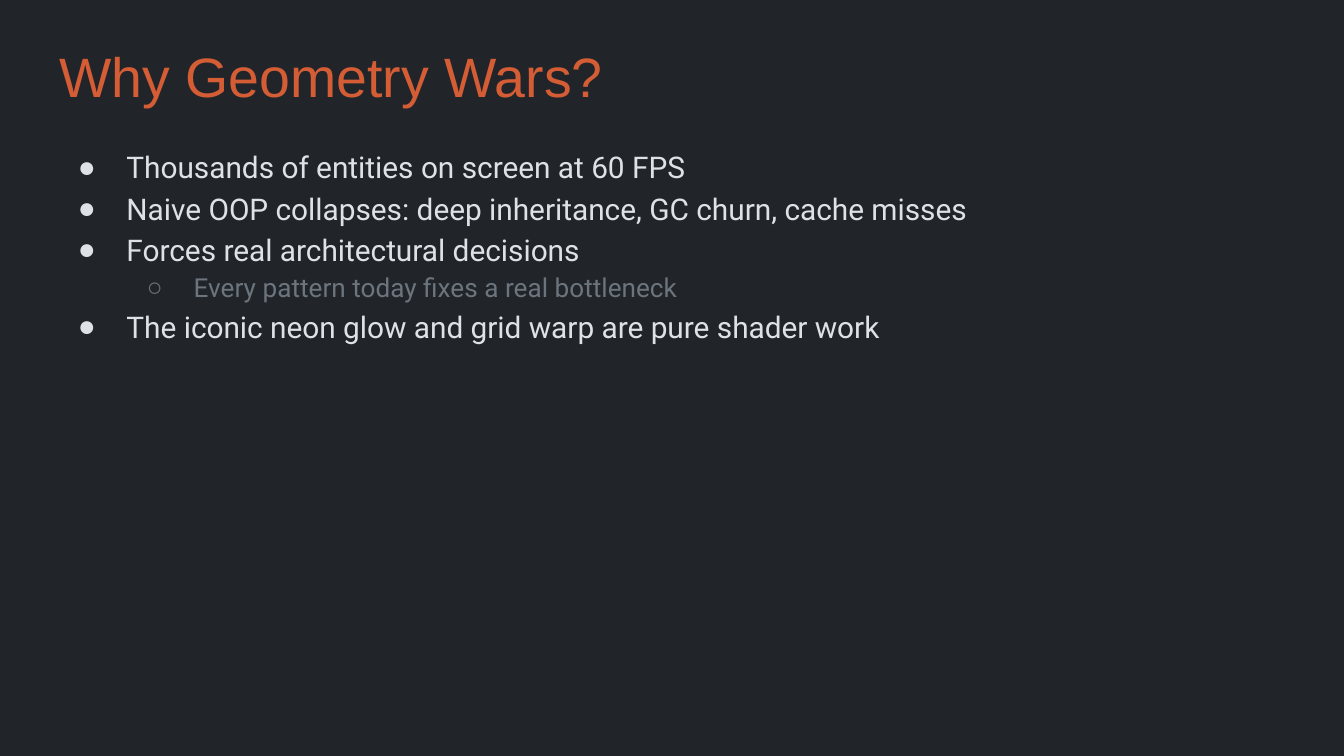
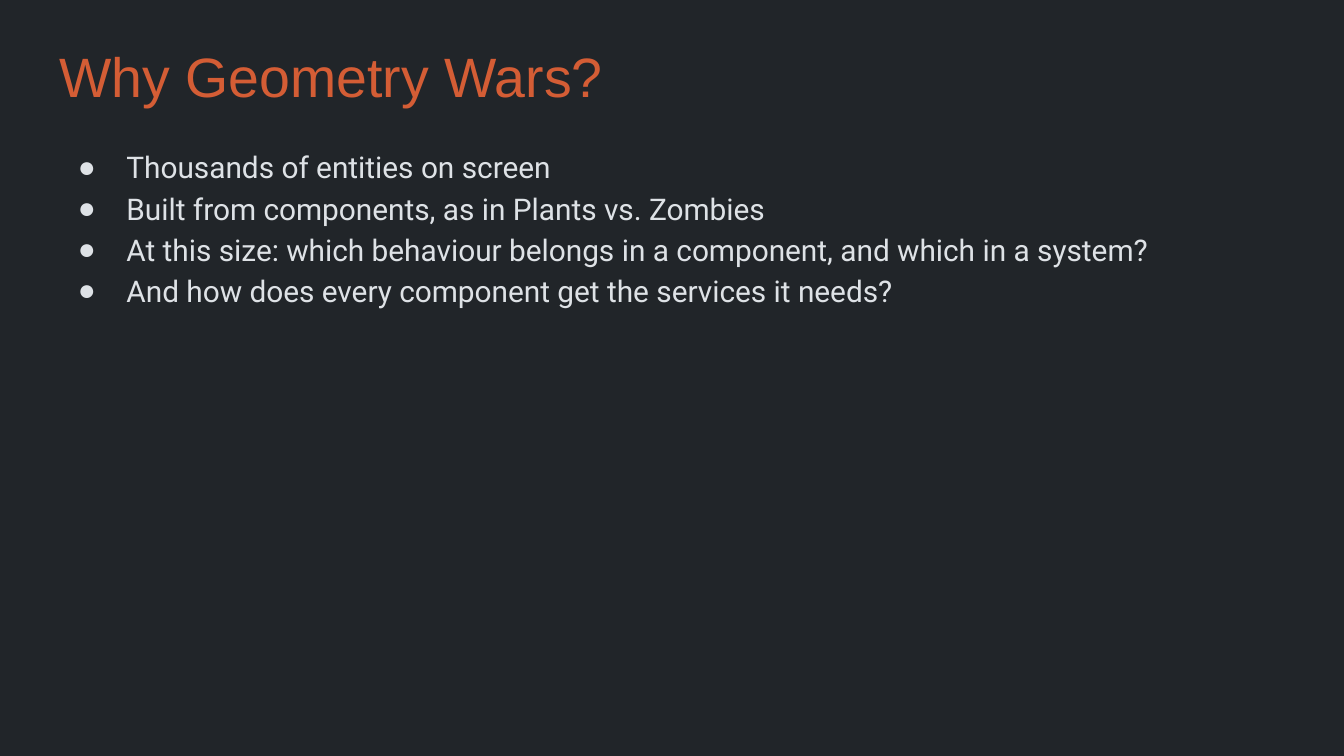
Before and after one commit to Metamate/gar, a slide deck: slide 5 of slides/11 Geometry Wars.pptx. Drawn at 1344x756 pixels with LibreOffice and Linux fonts; fonts in the diff are those of the drawing. Boxes give left, top, right and bottom in pixels: in the first picture for what was removed or moved away, otherwise in the second. Text is boxed around its words. In the diff, an @@ line names an element or a change of style, - is before the commit and + after.

```diff
--- a/slides/11 Geometry Wars.pptx
+++ b/slides/11 Geometry Wars.pptx
@@ text at (126, 155, 1148, 309): text changed @@
-● Thousands of entities on screen at 60 FPS
-● Naive OOP collapses: deep inheritance, GC churn, cache misses
-● Forces real architectural decisions
-  ○ Every pattern today fixes a real bottleneck
-● The iconic neon glow and grid warp are pure shader work
+● Thousands of entities on screen
+● Built from components, as in Plants vs. Zombies
+● At this size: which behaviour belongs in a component, and which in a system?
+● And how does every component get the services it needs?
```
Also in this commit, not shown: 5 other slides changed, 4 slides added, 9 slides removed, 3 other files.
